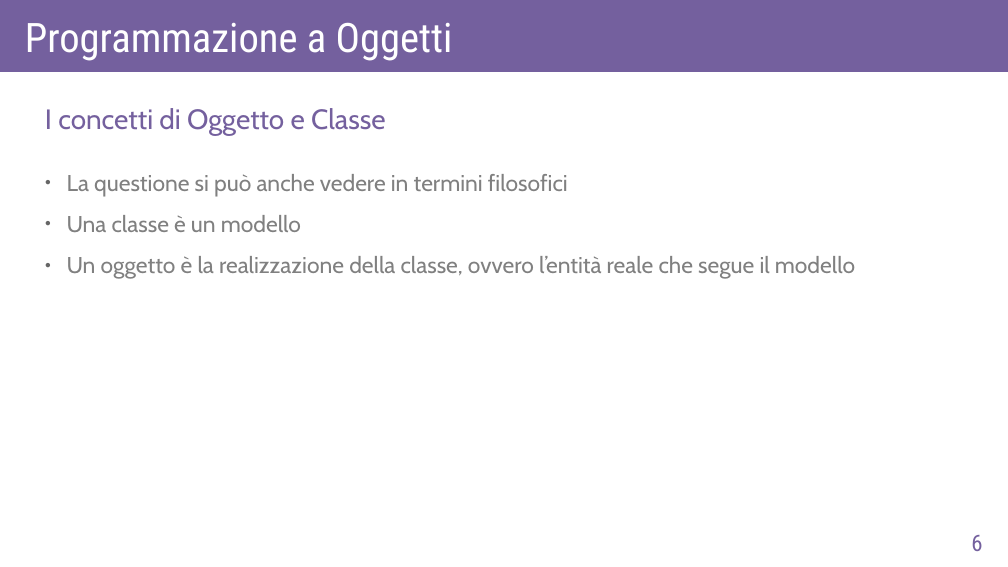
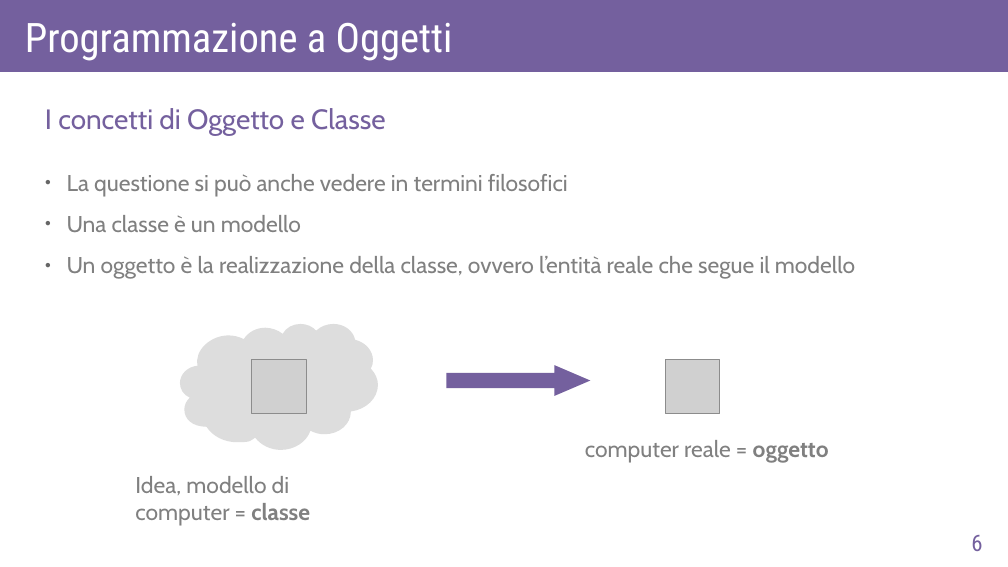
Before and after one commit to AlexF1789/corsoPHP, a slide deck: slide 6 of slide_odp/lezA1.odp. Drawn at 1008x567 pixels with LibreOffice and Linux fonts; fonts in the diff are those of the drawing; grey boxes stand for pictures. Boxes give left, top, right and bottom in pixels: in the first picture for what was removed or moved away, otherwise in the second. Text is boxed around its words. In the diff, an @@ line names an element or a change of style, - is before the commit and + after.

```diff
--- a/slide_odp/lezA1.odp
+++ b/slide_odp/lezA1.odp
@@ freeform shape added at box(180, 324, 379, 450), fill #DDDDDD @@
@@ picture added at box(252, 359, 307, 414) @@
@@ picture added at box(666, 359, 721, 414) @@
@@ right arrow added at box(446, 365, 590, 396), fill #74609E @@
@@ text added at box(585, 440, 829, 463), 18 pt, text #808080 @@
+computer reale = oggetto
@@ text added at box(135, 476, 310, 526), 18 pt, text #808080 @@
+Idea, modello di computer = classe
```
Also in this commit, not shown: 2 slides added, 1 slide removed, 2 other files.
